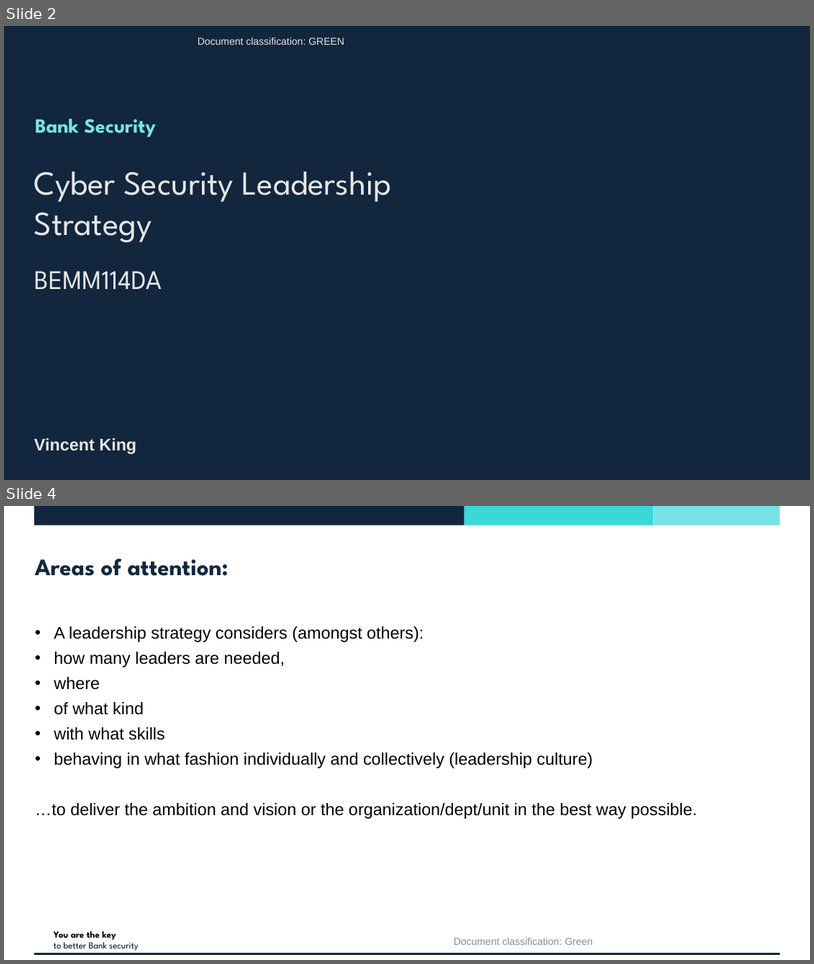
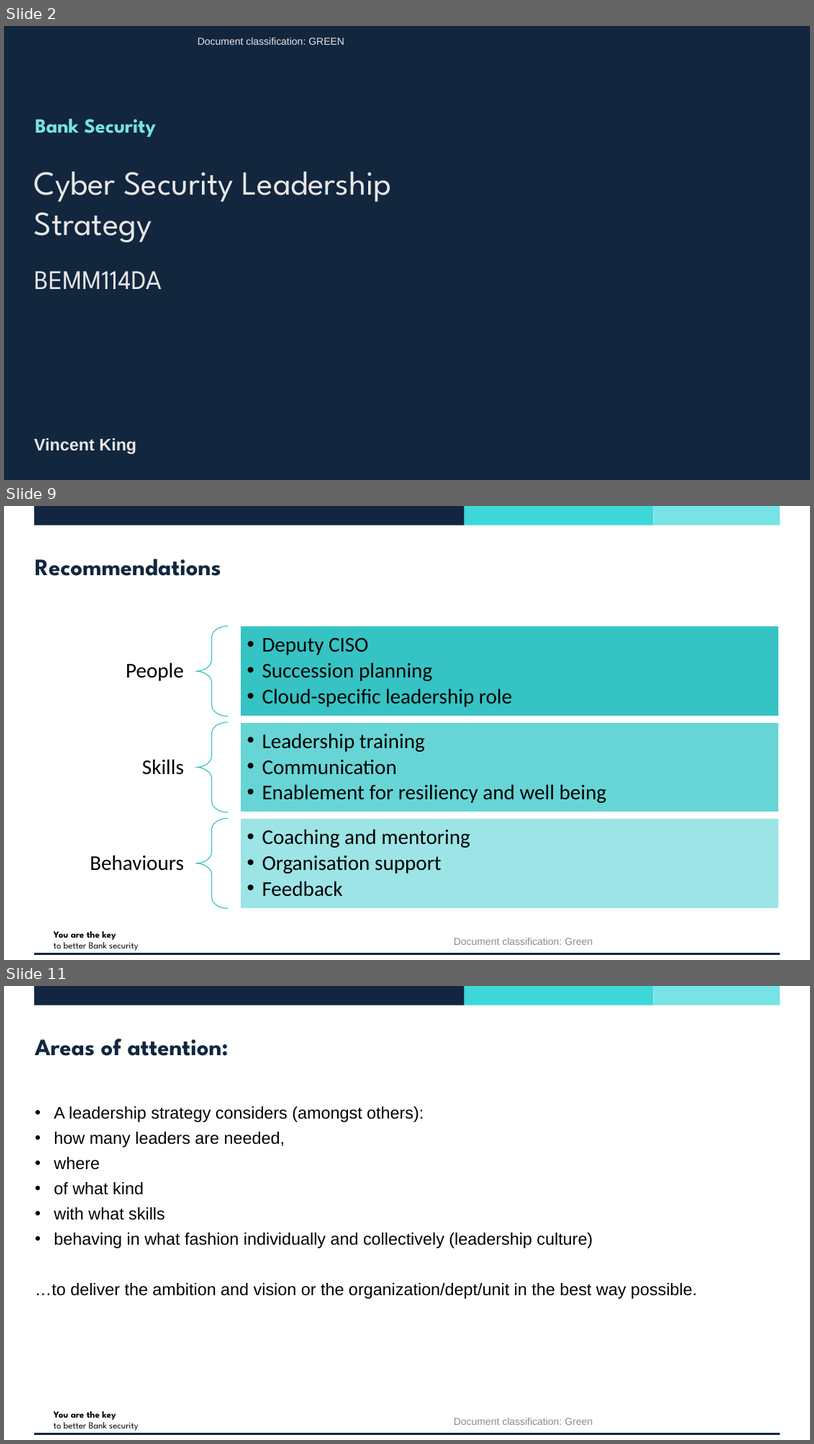
Before and after one commit to vincentjking/Presentations, a slide deck: Exeter MBA/1SLA23 - Leading People and Organisations/Assignment 2/Assignment 2 - BoE Cyber Security Leadership Strategy.pptx. Shown one above the other, each under a label of ours: slides 2 and 4 before the commit, slides 2, 9 and 11 after it; the slides between them are not shown. The pictures are 814x964 and 814x1444 pixels, drawn with LibreOffice and Linux fonts; fonts in the diff are those of the drawing; background and template pictures are left out. Boxes give left, top, right and bottom in pixels: in the first picture for what was removed or moved away, otherwise in the second. Text is boxed around its words. In the diff, an @@ line names an element or a change of style, - is before the commit and + after.

```diff
--- a/Exeter MBA/1SLA23 - Leading People and Organisations/Assignment 2/Assignment 2 - BoE Cyber Security Leadership Strategy.pptx
+++ b/Exeter MBA/1SLA23 - Leading People and Organisations/Assignment 2/Assignment 2 - BoE Cyber Security Leadership Strategy.pptx
@@ slide 9 added at [4, 506, 810, 960], background #FFFFFF; not listed: 5 template elements that a slide beside it also shows @@
@@ title added at [35, 559, 221, 576], 28 pt, text #12273F, bold @@
+Recommendations
@@ group added at [90, 626, 779, 908]: 6 texts, 3 left braces, 3 rectangles @@
+People
+  • Deputy CISO
+  • Succession planning
+  • Cloud-specific leadership role
+Skills
+  • Leadership training
+  • Communication
+  • Enablement for resiliency and well being
+Behaviours
+  • Coaching and mentoring
+  • Organisation support
+  • Feedback
@@ text added at [454, 937, 593, 944], 12 pt, text #8C8C8C @@
+Document classification: Green
@@ what was slide 4 is now slide 11 @@
```
Also in this commit, not shown: 2 slides changed, 5 other slides added, 1 slide removed, 10 other files.
